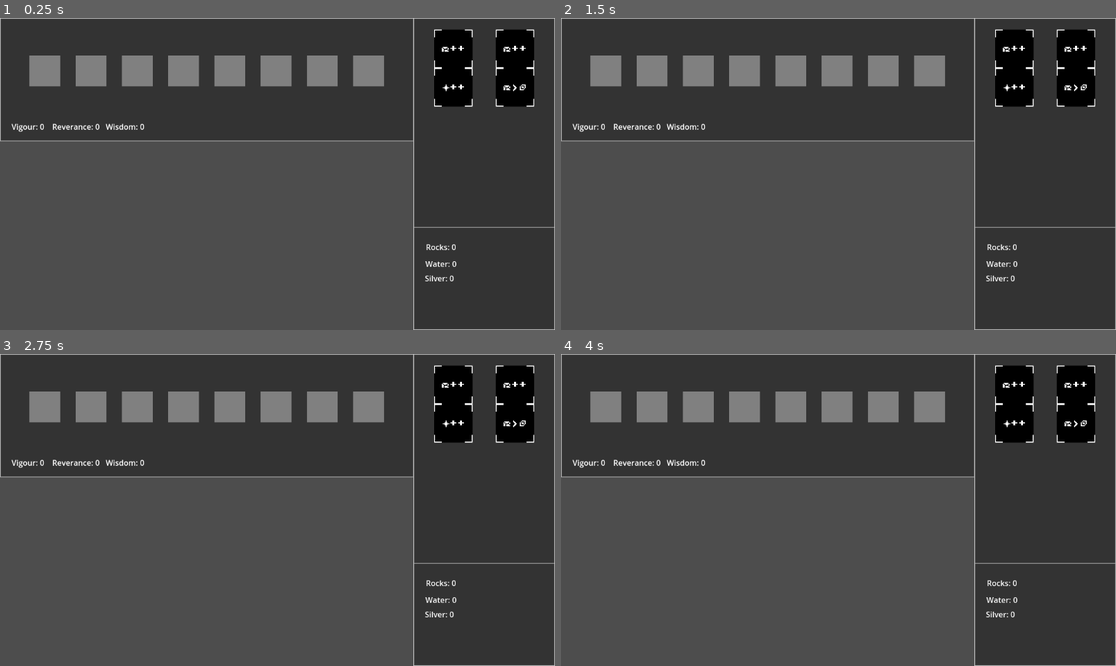
Above: before the commit, frames 1-4 (two rows, left to right).
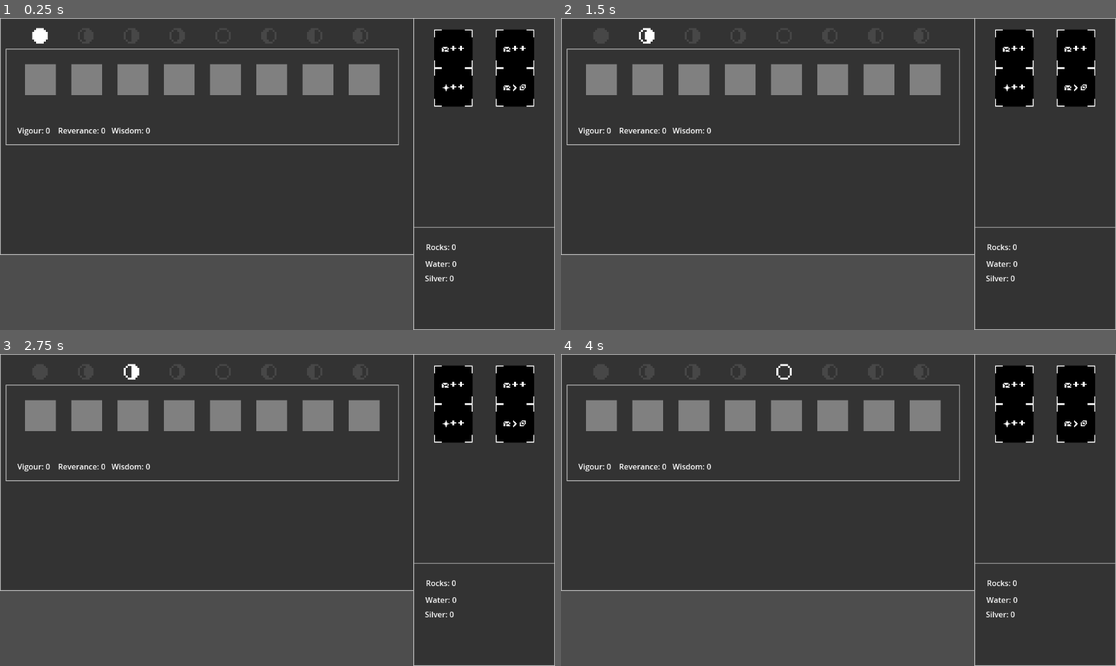
Above: after the commit, the same moments.

Repository: BoscoPubVoi/IdleSpel
Game: Godot game, scene res://main.tscn
Two runs of this game, one before a commit and one after it. Both use one fixed random seed, a clock stepped at 60 frames per second and the inputs below.
Inputs:
- Up to frame 1 (0.25 s): no input
- Up to frame 2 (1.5 s): tap Enter at 0.5 s; tap Space at 1.25 s
- Up to frame 3 (2.75 s): no input
- Up to frame 4 (4 s): tap Enter at 2.75 s; tap Space at 3.5 s

The runs differ from the first frame. In frame 1, 32% of the frame differs, in the area x 0-75%, y 0-76%; in frame 2, 32%; in frame 3, 32%; in frame 4, 31%.

Commit message:
added icons

Diff:
--- a/GameState/CycleStepRunner.gd
+++ b/GameState/CycleStepRunner.gd
@@ -1,4 +1,5 @@
 class_name CycleStepRunner
+
 
 static func runOneStep():
 	Game.placeInCycle += 1
--- a/main.gd
+++ b/main.gd
@@ -1,8 +1,10 @@
 extends Control
 
+@onready var MoonContainer = $AllActorsPanel/MoonCycleContainer
 
 @onready var secondaryActions = $ActionsPanel/ScrollContainer/Margin/WholeActionContainer/SecondaryActions
 @onready var tertiaryActions = $ActionsPanel/ScrollContainer/Margin/WholeActionContainer/TertiaryActions
+
 
 var cycleStepRunner = CycleStepRunner.new()
 
@@ -11,7 +13,7 @@
 	var newCharacter = Character.new()
 	newCharacter.constructor(Game.maxSupportedActions)
 	Game.characters.push_back(newCharacter)
-	pass # Replace with function body.
+	updateMoonCycleIcon()
 
 
 func unlock_secondary_actions():
@@ -23,13 +25,22 @@
 
 
 func _on_timer_timeout():
-	print("running step")
 	cycleStepRunner.runOneStep()
 	update_resource_labels()
-	pass # Replace with function body.
+	updateMoonCycleIcon()
 
 
 func update_resource_labels():
 	$ResourcesPanel/RockLabel.text = "Rocks: " + str(Game.resources["rocks"])
 	$ResourcesPanel/WaterLabel.text = "Water: " + str(Game.resources["water"])
 	$ResourcesPanel/SilverLabel.text = "Silver: " + str(Game.resources["silver"])
+
+func updateMoonCycleIcon():
+	Game.placeInCycle
+	var i = 0
+	for moon in MoonContainer.get_children():
+		if i == Game.placeInCycle:
+			moon.modulate = Color(1.0,1.0,1.0,1.0)
+		else:
+			moon.modulate = Color(1.0,1.0,1.0,.1)
+		i += 1
--- a/main.tscn
+++ b/main.tscn
@@ -1,10 +1,18 @@
-[gd_scene load_steps=13 format=3 uid="uid://d2rkcfl4ip62c"]
+[gd_scene load_steps=21 format=3 uid="uid://d2rkcfl4ip62c"]
 
 [ext_resource type="PackedScene" uid="uid://ddwdk74737glc" path="res://UIElements/action_indent.tscn" id="1_40viw"]
 [ext_resource type="Script" path="res://main.gd" id="1_crvfl"]
+[ext_resource type="Texture2D" uid="uid://chskrj3c0vag1" path="res://assets/Full_Moon_Icon.png" id="3_gcbcu"]
 [ext_resource type="PackedScene" uid="uid://bnedr2ay2wxg1" path="res://UIElements/action_icon.tscn" id="3_se0lr"]
 [ext_resource type="Script" path="res://GameState/Operations/ProduceBaseResource.gd" id="4_84l6x"]
+[ext_resource type="Texture2D" uid="uid://bv2nay3b4rm" path="res://assets/Moon2_Icon.png" id="4_p0qix"]
+[ext_resource type="Texture2D" uid="uid://caordvs4uxeou" path="res://assets/HalfMoon_Icon.png" id="5_1oedm"]
 [ext_resource type="Script" path="res://GameState/Operations/ProduceSecondaryResource.gd" id="5_22pki"]
+[ext_resource type="Texture2D" uid="uid://cjjkludkbcxgk" path="res://assets/Crescent_Right_Icon.png" id="6_qfmv4"]
+[ext_resource type="Texture2D" uid="uid://dws7mju66i8ox" path="res://assets/NewMoon_Icon.png" id="7_epah6"]
+[ext_resource type="Texture2D" uid="uid://6ihf2ido6jg" path="res://assets/Crescent_Left_Icon.png" id="8_cem8g"]
+[ext_resource type="Texture2D" uid="uid://bqc5evt6w0oxm" path="res://assets/HalfMoon_Rev_Icon.png" id="9_ql6pi"]
+[ext_resource type="Texture2D" uid="uid://cg5cjryb2vdn" path="res://assets/Moon3_Icon.png" id="10_xq01v"]
 
 [sub_resource type="StyleBoxFlat" id="StyleBoxFlat_5tix1"]
 bg_color = Color(0.2, 0.2, 0.2, 1)
@@ -57,13 +65,33 @@
 theme = SubResource("Theme_ogi3r")
 script = ExtResource("1_crvfl")
 
-[node name="ActorPanel" type="Panel" parent="."]
+[node name="AllActorsPanel" type="Panel" parent="."]
 custom_minimum_size = Vector2(0, 256)
-layout_mode = 0
-offset_right = 859.0
-offset_bottom = 256.0
-
-[node name="Margin" type="MarginContainer" parent="ActorPanel"]
+layout_mode = 1
+anchors_preset = 10
+anchor_right = 1.0
+offset_bottom = 492.0
+grow_horizontal = 2
+
+[node name="MarginContainer" type="MarginContainer" parent="AllActorsPanel"]
+layout_mode = 1
+anchors_preset = 15
+anchor_right = 1.0
+anchor_bottom = 1.0
+grow_horizontal = 2
+grow_vertical = 2
+theme_override_constants/margin_left = 12
+theme_override_constants/margin_top = 64
+theme_override_constants/margin_right = 324
+
+[node name="VBoxContainer" type="VBoxContainer" parent="AllActorsPanel/MarginContainer"]
+layout_mode = 2
+
+[node name="ActorPanel" type="Panel" parent="AllActorsPanel/MarginContainer/VBoxContainer"]
+custom_minimum_size = Vector2(0, 200)
+layout_mode = 2
+
+[node name="Margin" type="MarginContainer" parent="AllActorsPanel/MarginContainer/VBoxContainer/ActorPanel"]
 layout_mode = 1
 anchors_preset = 15
 anchor_right = 1.0
@@ -71,49 +99,49 @@
 grow_horizontal = 2
 grow_vertical = 2
 theme_override_constants/margin_left = 32
-theme_override_constants/margin_top = 128
+theme_override_constants/margin_top = 32
 theme_override_constants/margin_right = 32
-theme_override_constants/margin_bottom = 128
-
-[node name="VBox" type="HBoxContainer" parent="ActorPanel/Margin"]
+theme_override_constants/margin_bottom = 32
+
+[node name="HBox" type="HBoxContainer" parent="AllActorsPanel/MarginContainer/VBoxContainer/ActorPanel/Margin"]
 custom_minimum_size = Vector2(0, 100)
 layout_mode = 2
 theme_override_constants/separation = 32
 alignment = 1
 
-[node name="ActionIndent1" parent="ActorPanel/Margin/VBox" instance=ExtResource("1_40viw")]
-layout_mode = 2
-size_flags_vertical = 0
-
-[node name="ActionIndent2" parent="ActorPanel/Margin/VBox" instance=ExtResource("1_40viw")]
-layout_mode = 2
-size_flags_vertical = 0
-
-[node name="ActionIndent3" parent="ActorPanel/Margin/VBox" instance=ExtResource("1_40viw")]
-layout_mode = 2
-size_flags_vertical = 0
-
-[node name="ActionIndent4" parent="ActorPanel/Margin/VBox" instance=ExtResource("1_40viw")]
-layout_mode = 2
-size_flags_vertical = 0
-
-[node name="ActionIndent5" parent="ActorPanel/Margin/VBox" instance=ExtResource("1_40viw")]
-layout_mode = 2
-size_flags_vertical = 0
-
-[node name="ActionIndent6" parent="ActorPanel/Margin/VBox" instance=ExtResource("1_40viw")]
-layout_mode = 2
-size_flags_vertical = 0
-
-[node name="ActionIndent7" parent="ActorPanel/Margin/VBox" instance=ExtResource("1_40viw")]
-layout_mode = 2
-size_flags_vertical = 0
-
-[node name="ActionIndent8" parent="ActorPanel/Margin/VBox" instance=ExtResource("1_40viw")]
-layout_mode = 2
-size_flags_vertical = 0
-
-[node name="WorshiperStats" type="Label" parent="ActorPanel"]
+[node name="ActionIndent1" parent="AllActorsPanel/MarginContainer/VBoxContainer/ActorPanel/Margin/HBox" instance=ExtResource("1_40viw")]
+layout_mode = 2
+size_flags_vertical = 0
+
+[node name="ActionIndent2" parent="AllActorsPanel/MarginContainer/VBoxContainer/ActorPanel/Margin/HBox" instance=ExtResource("1_40viw")]
+layout_mode = 2
+size_flags_vertical = 0
+
+[node name="ActionIndent3" parent="AllActorsPanel/MarginContainer/VBoxContainer/ActorPanel/Margin/HBox" instance=ExtResource("1_40viw")]
+layout_mode = 2
+size_flags_vertical = 0
+
+[node name="ActionIndent4" parent="AllActorsPanel/MarginContainer/VBoxContainer/ActorPanel/Margin/HBox" instance=ExtResource("1_40viw")]
+layout_mode = 2
+size_flags_vertical = 0
+
+[node name="ActionIndent5" parent="AllActorsPanel/MarginContainer/VBoxContainer/ActorPanel/Margin/HBox" instance=ExtResource("1_40viw")]
+layout_mode = 2
+size_flags_vertical = 0
+
+[node name="ActionIndent6" parent="AllActorsPanel/MarginContainer/VBoxContainer/ActorPanel/Margin/HBox" instance=ExtResource("1_40viw")]
+layout_mode = 2
+size_flags_vertical = 0
+
+[node name="ActionIndent7" parent="AllActorsPanel/MarginContainer/VBoxContainer/ActorPanel/Margin/HBox" instance=ExtResource("1_40viw")]
+layout_mode = 2
+size_flags_vertical = 0
+
+[node name="ActionIndent8" parent="AllActorsPanel/MarginContainer/VBoxContainer/ActorPanel/Margin/HBox" instance=ExtResource("1_40viw")]
+layout_mode = 2
+size_flags_vertical = 0
+
+[node name="WorshiperStats" type="Label" parent="AllActorsPanel/MarginContainer/VBoxContainer/ActorPanel"]
 layout_mode = 1
 anchors_preset = 2
 anchor_top = 1.0
@@ -124,6 +152,49 @@
 offset_bottom = -16.0
 grow_vertical = 0
 text = "Vigour: 0    Reverance: 0   Wisdom: 0"
+
+[node name="MoonCycleContainer" type="HBoxContainer" parent="AllActorsPanel"]
+layout_mode = 0
+offset_left = 40.0
+offset_top = 21.0
+offset_right = 792.0
+offset_bottom = 53.0
+theme_override_constants/separation = 63
+alignment = 1
+
+[node name="FullMoon" type="TextureRect" parent="AllActorsPanel/MoonCycleContainer"]
+layout_mode = 2
+texture = ExtResource("3_gcbcu")
+expand_mode = 3
+stretch_mode = 2
+
+[node name="WaxingGibbous" type="TextureRect" parent="AllActorsPanel/MoonCycleContainer"]
+layout_mode = 2
+texture = ExtResource("4_p0qix")
+
+[node name="FirstQuarter" type="TextureRect" parent="AllActorsPanel/MoonCycleContainer"]
+layout_mode = 2
+texture = ExtResource("5_1oedm")
+
+[node name="WaxingCrescent" type="TextureRect" parent="AllActorsPanel/MoonCycleContainer"]
+layout_mode = 2
+texture = ExtResource("6_qfmv4")
+
+[node name="NewMoon" type="TextureRect" parent="AllActorsPanel/MoonCycleContainer"]
+layout_mode = 2
+texture = ExtResource("7_epah6")
+
+[node name="WaningCrescent" type="TextureRect" parent="AllActorsPanel/MoonCycleContainer"]
+layout_mode = 2
+texture = ExtResource("8_cem8g")
+
+[node name="ThirdQuarter" type="TextureRect" parent="AllActorsPanel/MoonCycleContainer"]
+layout_mode = 2
+texture = ExtResource("9_ql6pi")
+
+[node name="WaningGibbous" type="TextureRect" parent="AllActorsPanel/MoonCycleContainer"]
+layout_mode = 2
+texture = ExtResource("10_xq01v")
 
 [node name="ActionsPanel" type="Panel" parent="."]
 layout_mode = 1
Binary file added: assets/Crescent_Left_Icon.aseprite
Binary file added: assets/Crescent_Left_Icon.png
Not shown, added: assets/Crescent_Left_Icon.png.import
Binary file added: assets/Crescent_Right_Icon.aseprite
Binary file added: assets/Crescent_Right_Icon.png
Not shown, added: assets/Crescent_Right_Icon.png.import
Binary file added: assets/Full_Moon_Icon.aseprite
Binary file added: assets/Full_Moon_Icon.png
Not shown, added: assets/Full_Moon_Icon.png.import
Binary file added: assets/HalfMoon_Icon.aseprite
Binary file added: assets/HalfMoon_Icon.png
Not shown, added: assets/HalfMoon_Icon.png.import
(and 12 more such lines)
